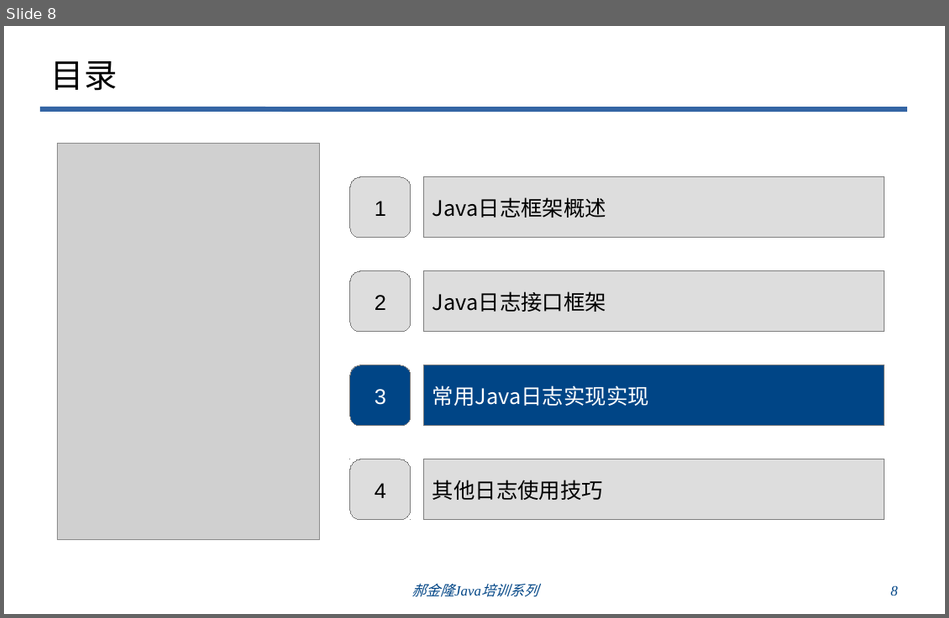
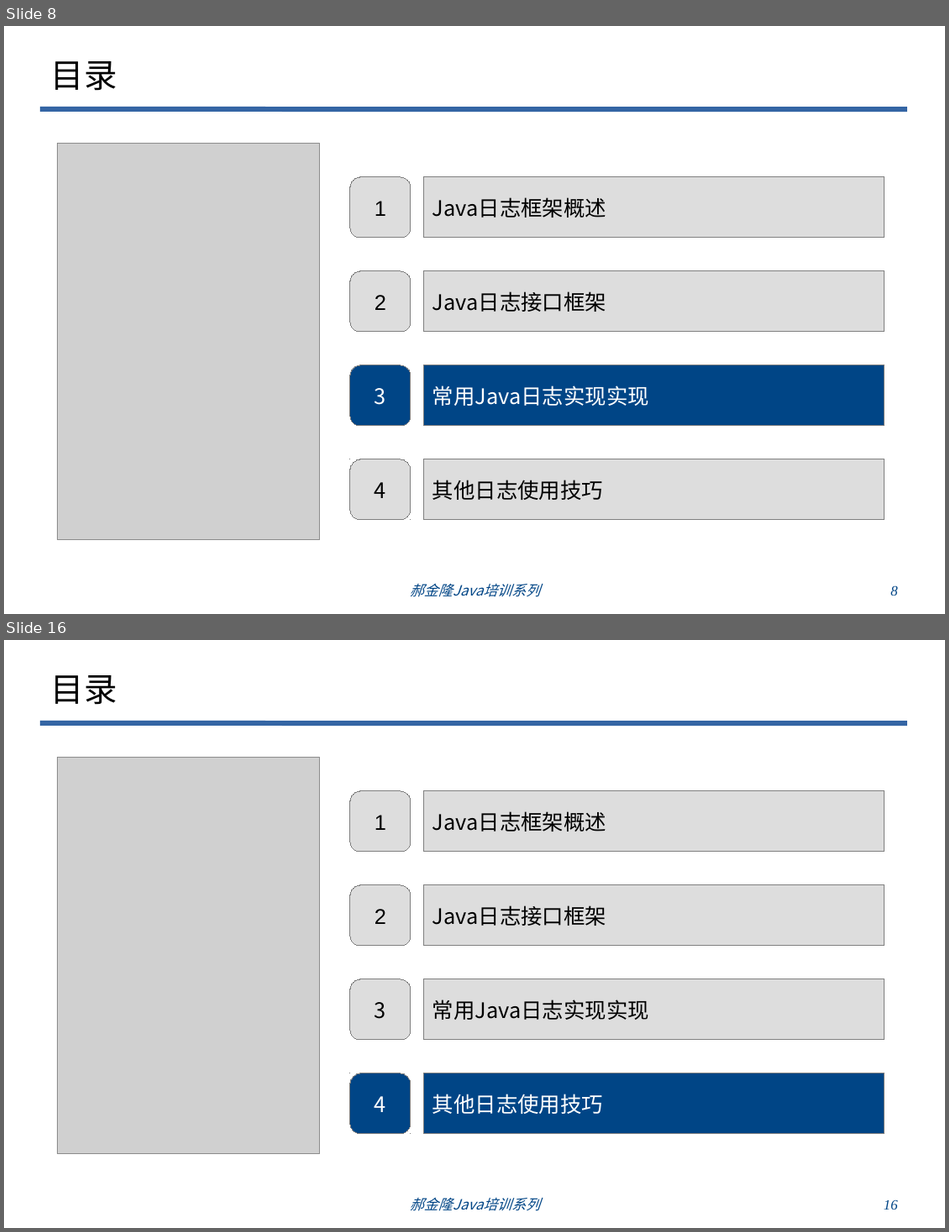
Before and after one commit to haojinlong/trainning, a slide deck: doc/odp/郝金隆Java编程技巧培训之一：Java日志框架.odp. Shown one above the other, each under a label of ours: slide 8 before the commit, slides 8 and 16 after it; the slides between them are not shown. The pictures are 949x618 and 949x1232 pixels, drawn with LibreOffice and Linux fonts; fonts in the diff are those of the drawing; grey boxes stand for pictures; background and template pictures are left out. Boxes give left, top, right and bottom in pixels: in the first picture for what was removed or moved away, otherwise in the second. Text is boxed around its words. In the diff, an @@ line names an element or a change of style, - is before the commit and + after.

```diff
--- a/doc/odp/郝金隆Java编程技巧培训之一：Java日志框架.odp
+++ b/doc/odp/郝金隆Java编程技巧培训之一：Java日志框架.odp
@@ slide 16 added at (4,640,945,1228), background #FFFFFF; not listed: 1 template element that a slide beside it also shows @@
@@ title added at (51,675,117,705), 28 pt, text #000000 @@
+目录
@@ picture added at (58,758,320,1155) @@
@@ rounded rectangle added at (351,791,411,852), fill #DDDDDD, outline #808080 0 pt, 18 pt, text #000000 @@
+1
@@ rectangle added at (424,791,884,852), fill #DDDDDD, outline #808080 0 pt, 18 pt, text #000000 @@
+Java日志框架概述
@@ rounded rectangle added at (351,885,411,946), fill #DDDDDD, outline #808080 0 pt, 18 pt, text #000000 @@
+2
@@ rectangle added at (424,885,884,946), fill #DDDDDD, outline #808080 0 pt, 18 pt, text #000000 @@
+Java日志接口框架
@@ rounded rectangle added at (351,980,411,1041), fill #DDDDDD, outline #808080 0 pt, 18 pt, text #000000 @@
+3
@@ rectangle added at (424,980,884,1041), fill #DDDDDD, outline #808080 0 pt, 18 pt, text #000000 @@
+常用Java日志实现实现
@@ group added at (351,1073,884,1134): 4 freeform shapes @@
+4
+其他日志使用技巧
@@ text added at (410,1197,540,1211), 12 pt, text #004586, italic @@
+郝金隆Java培训系列
@@ page number added at (883,1199,898,1210), 12 pt, text #004586, italic @@
+16
@@ slide 8 changed as well @@
@@ rounded rectangle "3" at (351,366,411,427): font Arial to Noto Sans CJK SC @@
@@ freeform shape "4" at (351,459,411,520): font Arial to Noto Sans CJK SC @@
@@ text "郝金隆Java培训系列" at (410,583,540,597): font Times New Roman to Noto Sans CJK SC @@
```
Also in this commit, not shown: 7 other slides changed, 8 other slides added, 6 other files.
